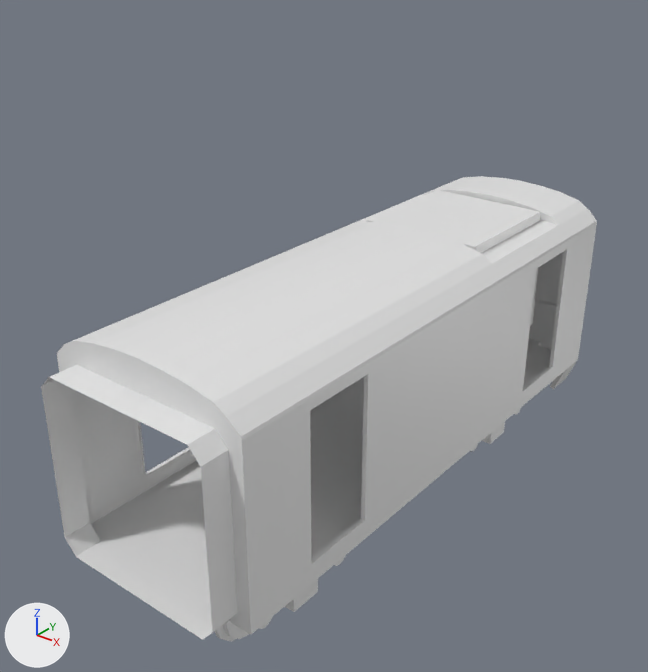
The Blender file hr4000/blender/hr4000.blend, before and after one commit.
Before and after are seen from a 50 mm camera at (46.0, -65.2, 52.4) aimed at (-3.0, -4.0, 14.4). The axes (+X, +Y, +Z) are drawn at lower left. The lights are the same throughout.

Names of what the first picture shows: 'Wagon Exterior'.
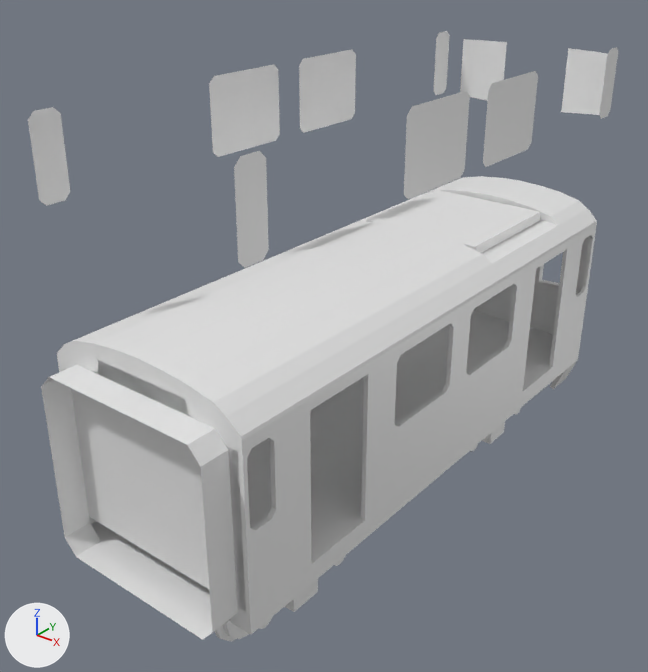
What differs and where, as boxes (x1, y1, x2, y2) in the pictures (648 x 672 px; the box of a moved part takes in the faces that stretch with it):
'Wagon Exterior', reshaped (6% wider, 31% taller)
    before: (41, 176, 597, 640)
    after: (28, 31, 618, 640)
'Wagon Interior', added
    after: (62, 235, 593, 611)
part 1 of me_cube, moved or reshaped
    before: (71, 235, 593, 531)
    after: (28, 31, 618, 268)

The change, as a diff of the scene's bpy script:
```diff
--- a/hr4000/blender/hr4000.blend.py
+++ b/hr4000/blender/hr4000.blend.py
@@ me_cube @@
 # used by ob_wagon_exterior; location = (0.0, 0.0, 13.0); scale = (10.0, 10.0, 10.0)
-me_cube.from_pydata(...)  # 1809 vertices, 1812 faces; spans x -1.0..1.0, y -3.16..3.02, z -1.27..1.0
+me_cube.from_pydata(...)  # 1933 vertices, 1812 faces; spans x -1.0..1.0, y -3.16..3.02, z -1.27..2.6
+# me_cube part 1
+# 84 vertices are removed from x -1.0..1.0, y -2.8..2.96, z -0.04..0.55
+# 152 faces are deleted
+# 64 vertices are added at x -1.0..1.0, y -2.8..2.98, z 1.82..2.55
+# 48 new vertices lie (0.0, 0.0, 0.05) away from vertices in x -1.0..1.0, y -2.8..2.71, z 1.91..2.55
+# 18 new vertices lie (0.0, 0.0, -0.28) away from vertices in x -1.0..1.0, y -2.8..0.92, z 2.55
+# 22 new vertices lie (0.0, 0.06, 0.0) away from vertices in x -1.0..1.0, y -2.64..2.71, z 1.96..2.55
+# 12 new vertices lie (0.0, -0.06, 0.0) away from vertices in x -1.0..1.0, y -2.8..0.16, z 1.96..2.55
+# 8 new vertices lie (0.0, 0.0, -0.27) away from vertices in x -1.0..1.0, y 2.54..2.77, z 2.55
+# 6 new vertices lie (0.0, -0.07, 0.0) away from vertices in x -1.0..1.0, y -1.01, z 1.96..2.55
+# 6 new vertices lie (0.0, -0.05, 0.0) away from vertices in x -1.0..1.0, y 2.54, z 1.96..2.55
+# 8 new vertices lie (0.0, 0.0, 0.31) away from vertices in x -0.88..0.86, y 2.88..2.98, z 1.96
+# 8 new vertices lie (0.0, 0.0, 0.16) away from vertices in x -0.88..0.86, y 2.88..2.98, z 2.27
+# 8 new vertices lie (0.0, 0.0, 0.07) away from vertices in x -0.88..0.86, y 2.88..2.98, z 2.43
+# 152 new faces join them
 me_cube.materials.append(mat_material)
@@ me_cube_001 @@
+me_cube_001.from_pydata(...)  # 437 vertices, 438 faces; spans x -1.0..1.0, y -2.9..2.98, z -0.8..0.83
@@ ob_wagon_interior @@
+ob_wagon_interior = bpy.data.objects.new('Wagon Interior', me_cube_001)
+ob_wagon_interior.location = (0.0, 0.0, 13.0)
+ob_wagon_interior.scale = (10.0, 10.0, 10.0)
```
